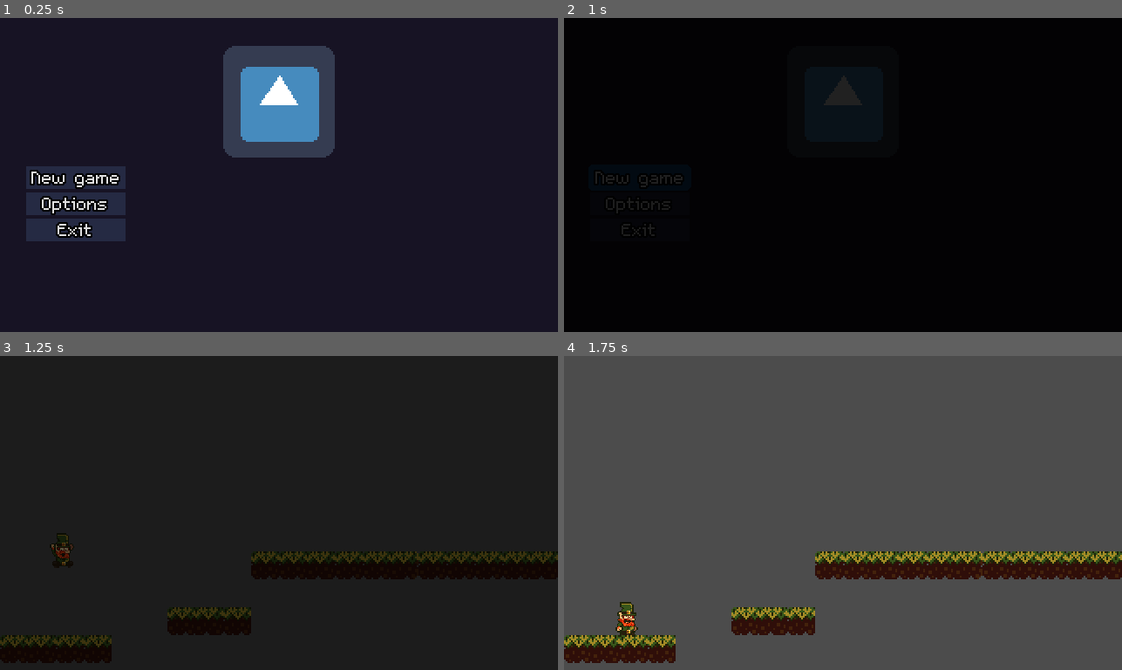
Above: before the commit, frames 1-4 (two rows, left to right).
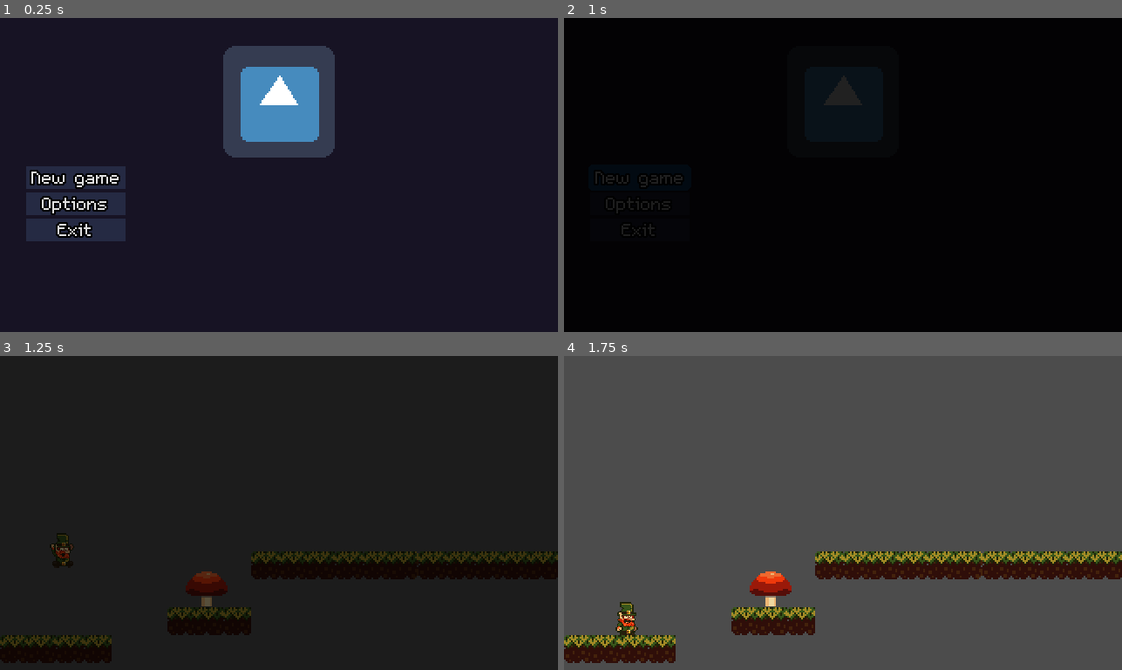
Above: after the commit, the same moments.

Repository: blabtonic/Tipperary-Climber
Game: Godot game, scene res://Game/Game.tscn
Same seed, same stepped clock (60 frames per second), same inputs: the game is played once before the commit and once after it. The engine's default icon, where the game draws it, is replaced by a stand-in: a white triangle on a blue panel in a dark square.
Inputs:
- Up to frame 1 (0.25 s): no input
- Up to frame 2 (1 s): click "New game" at 0.5 s
- Up to frame 3 (1.25 s): no input
- Up to frame 4 (1.75 s): tap Enter at 1.25 s; hold D (Right) from 1.28 s (still down); tap Space (Jump) at 1.52 s

Frames 1-2 are identical in both runs. In frame 3, 0.5% of the frame differs, in the area x 33-41%, y 68-80%; in frame 4, 0.5%.

Commit message:
playing with raycast to create bounceArea

Diff:
--- a/Levels/Actors/Shroom.gd
+++ b/Levels/Actors/Shroom.gd
@@ -1,11 +1,10 @@
 extends KinematicBody2D
 
-
-# Declare member variables here. Examples:
-# var a = 2
-# var b = "text"
-
+var areaBouncy
 
 # Called when the node enters the scene tree for the first time.
 func _ready():
-	pass # Replace with function body.
+	pass
+
+func _physics_process(delta):
+	pass
--- a/Levels/Actors/Shroom.tscn
+++ b/Levels/Actors/Shroom.tscn
@@ -1,18 +1,30 @@
-[gd_scene load_steps=4 format=2]
+[gd_scene load_steps=7 format=2]
 
 [ext_resource path="res://Assets/BackGround/shroom_idle.png" type="Texture" id=1]
 [ext_resource path="res://Levels/Actors/Shroom.gd" type="Script" id=2]
+[ext_resource path="res://Assets/BackGround/shroom_finish.png" type="Texture" id=3]
+[ext_resource path="res://Assets/BackGround/shroom_start.png" type="Texture" id=4]
 
-[sub_resource type="RectangleShape2D" id=1]
+[sub_resource type="SpriteFrames" id=1]
+animations = [ {
+"frames": [ ExtResource( 1 ), ExtResource( 4 ), ExtResource( 3 ), ExtResource( 1 ) ],
+"loop": true,
+"name": "Bounce",
+"speed": 5.0
+} ]
+
+[sub_resource type="RectangleShape2D" id=2]
 extents = Vector2( 9.12309, 9.95661 )
 
 [node name="Shroom" type="KinematicBody2D"]
 script = ExtResource( 2 )
 
-[node name="Sprite" type="Sprite" parent="."]
-texture = ExtResource( 1 )
+[node name="AnimatedSprite" type="AnimatedSprite" parent="."]
+frames = SubResource( 1 )
+animation = "Bounce"
+frame = 3
 
 [node name="CollisionShape2D" type="CollisionShape2D" parent="."]
 visible = false
 position = Vector2( 0, 1.49159 )
-shape = SubResource( 1 )
+shape = SubResource( 2 )
--- a/Levels/LevelScene.tscn
+++ b/Levels/LevelScene.tscn
@@ -9,14 +9,10 @@
 [ext_resource path="res://Assets/Player/Lucky/0_run.png" type="Texture" id=7]
 [ext_resource path="res://Assets/Sounds/jump.wav" type="AudioStream" id=8]
 [ext_resource path="res://Assets/Player/Lucky/1_idle.png" type="Texture" id=9]
+[ext_resource path="res://Levels/Actors/Shroom.tscn" type="PackedScene" id=10]
 
 [sub_resource type="SpriteFrames" id=1]
 animations = [ {
-"frames": [ ExtResource( 1 ) ],
-"loop": true,
-"name": "Idle",
-"speed": 5.0
-}, {
 "frames": [ ExtResource( 9 ), ExtResource( 7 ), ExtResource( 9 ), ExtResource( 5 ) ],
 "loop": true,
 "name": "Run",
@@ -31,6 +27,11 @@
 "loop": true,
 "name": "Jump",
 "speed": 5.0
+}, {
+"frames": [ ExtResource( 1 ) ],
+"loop": true,
+"name": "Idle",
+"speed": 5.0
 } ]
 
 [sub_resource type="CapsuleShape2D" id=2]
@@ -42,9 +43,6 @@
 [node name="Player" type="KinematicBody2D" parent="."]
 position = Vector2( 34.0723, 101.054 )
 script = ExtResource( 2 )
-__meta__ = {
-"_edit_group_": true
-}
 
 [node name="Sprite" type="AnimatedSprite" parent="Player"]
 position = Vector2( 1.90261, -2.61609 )
@@ -60,8 +58,19 @@
 stream = ExtResource( 8 )
 volume_db = -10.783
 
+[node name="BounceRayCast" type="Node2D" parent="Player"]
+
+[node name="RayCast2D" type="RayCast2D" parent="Player/BounceRayCast"]
+position = Vector2( 0, 7 )
+cast_to = Vector2( 0, 4 )
+collision_mask = 8
+collide_with_areas = true
+
 [node name="TileMap" type="TileMap" parent="."]
 tile_set = ExtResource( 3 )
 cell_size = Vector2( 16, 16 )
 format = 1
 tile_data = PoolIntArray( 458761, 2, 0, 458762, 0, 0, 458763, 4, 0, 458764, 2, 0, 458765, 1, 0, 458766, 3, 0, 458767, 2, 0, 458768, 2, 0, 458769, 2, 0, 458770, 2, 0, 458771, 4, 0, 589830, 0, 0, 589831, 4, 0, 589832, 1, 0, 655360, 0, 0, 655361, 4, 0, 655362, 1, 0, 655363, 0, 0 )
+
+[node name="Shroom" parent="." instance=ExtResource( 10 )]
+position = Vector2( 118.008, 132.06 )
--- a/project.godot
+++ b/project.godot
@@ -137,6 +137,11 @@
  ]
 }
 
+[layer_names]
+
+2d_render/layer_4="Bounce"
+2d_render/Bounce=false
+
 [locale]
 
 test="en"
Not shown: 1 places in Levels/LevelScene.tscn that only renumber resources
Not shown, added: Assets/Sounds/bounce.wav
